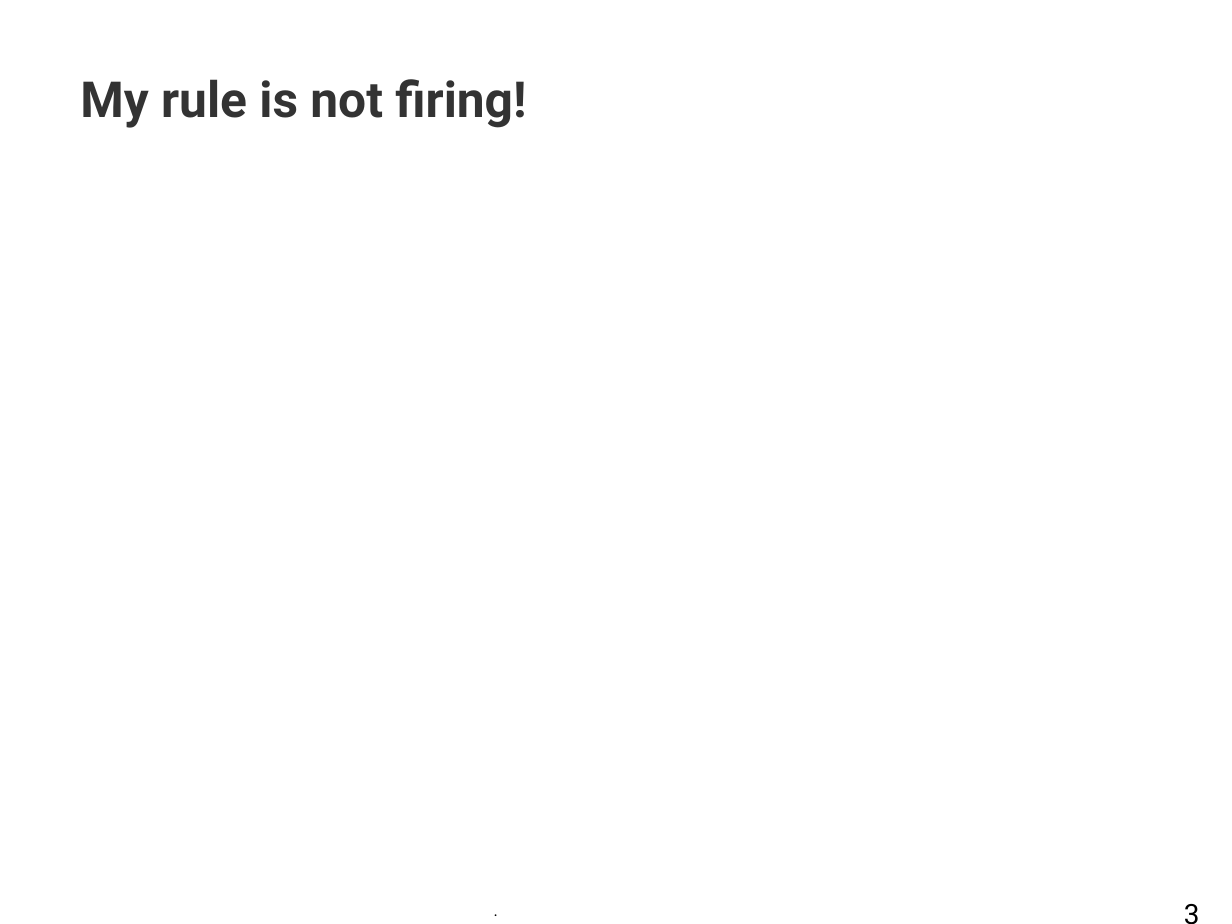
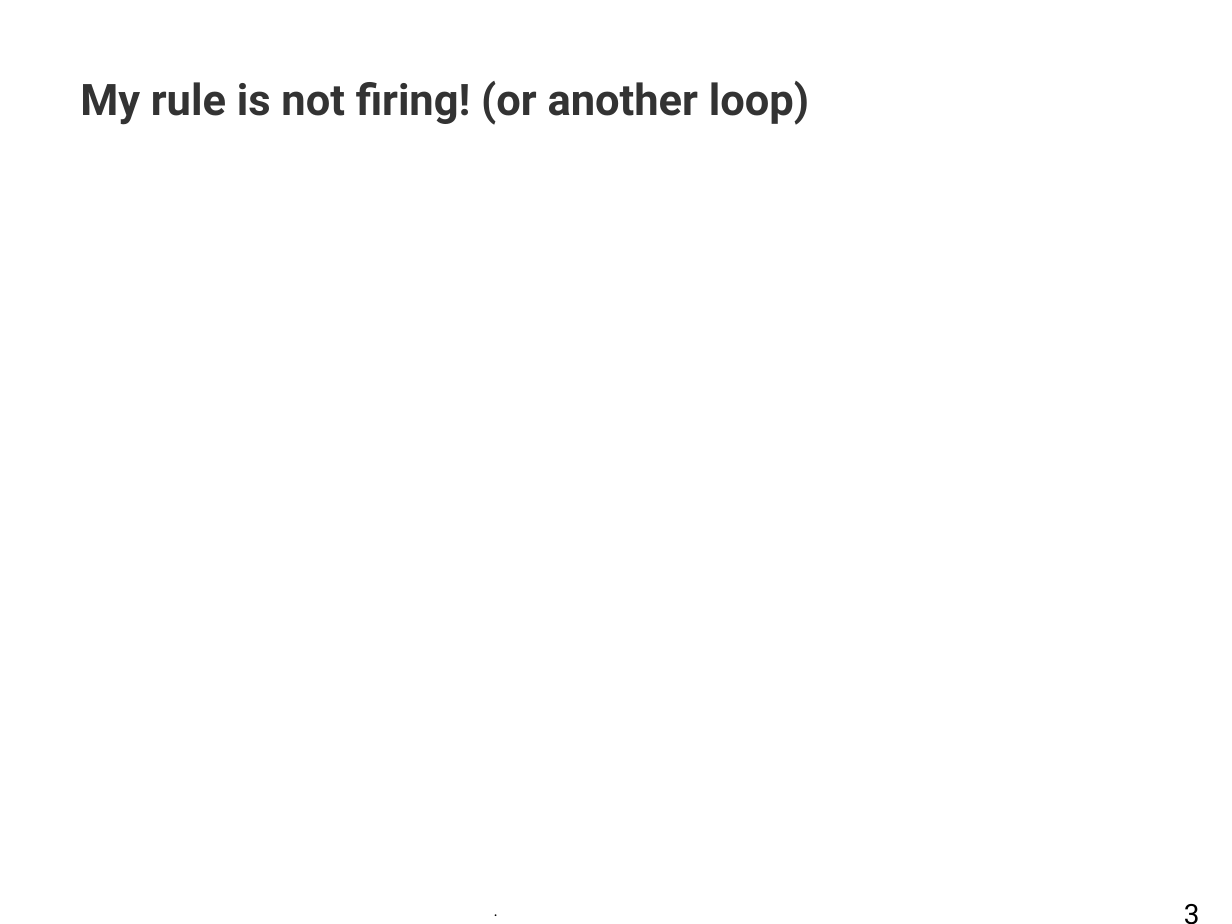
Before and after one commit to tkobayas/kie-live, a slide deck: slide 3 of 2021_Drools_trouble_shooting.odp. Drawn at 1232x924 pixels with LibreOffice and Linux fonts; fonts in the diff are those of the drawing; background and template pictures are left out. Boxes give left, top, right and bottom in pixels: in the first picture for what was removed or moved away, otherwise in the second. Text is boxed around its words. In the diff, an @@ line names an element or a change of style, - is before the commit and + after.

```diff
--- a/2021_Drools_trouble_shooting.odp
+++ b/2021_Drools_trouble_shooting.odp
@@ title at (80,81,809,125): text changed; size 32 to 28 pt @@
-My rule is not firing!
+My rule is not firing! (or another loop)
```
Also in this commit, not shown: 11 other files.
